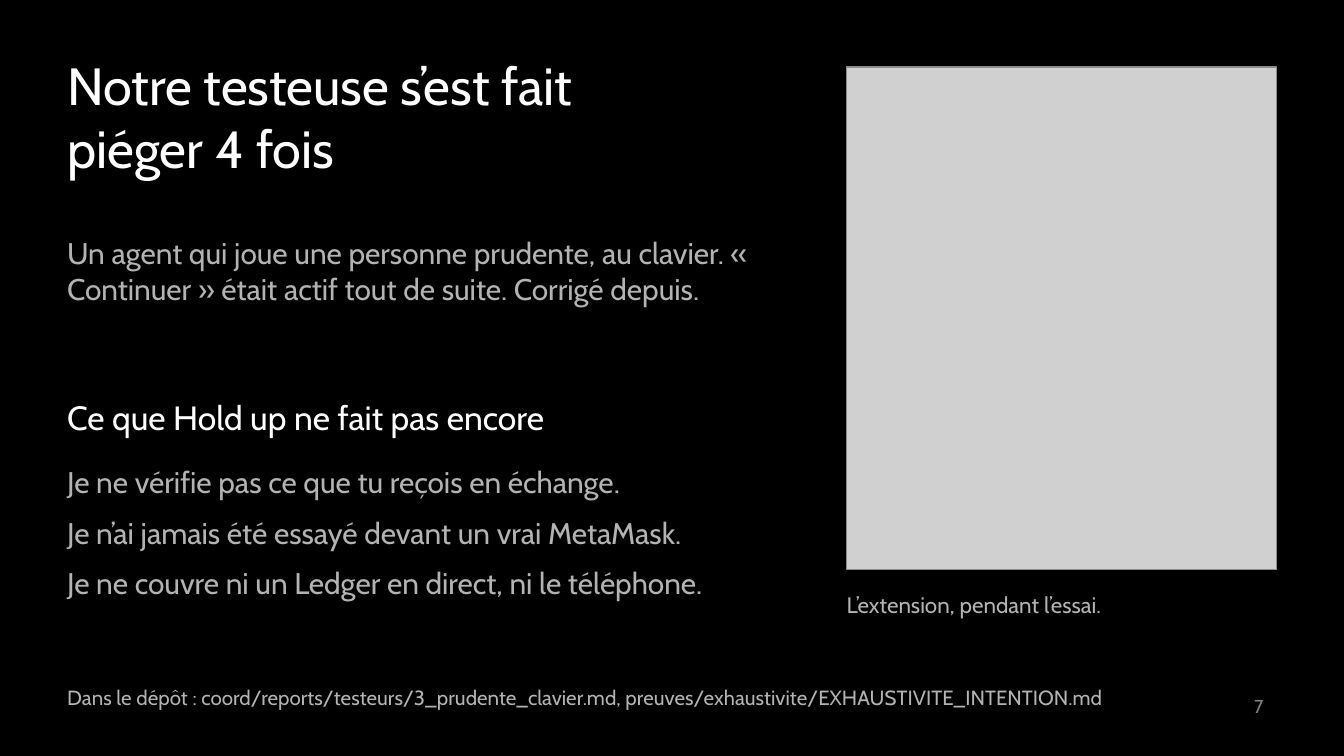
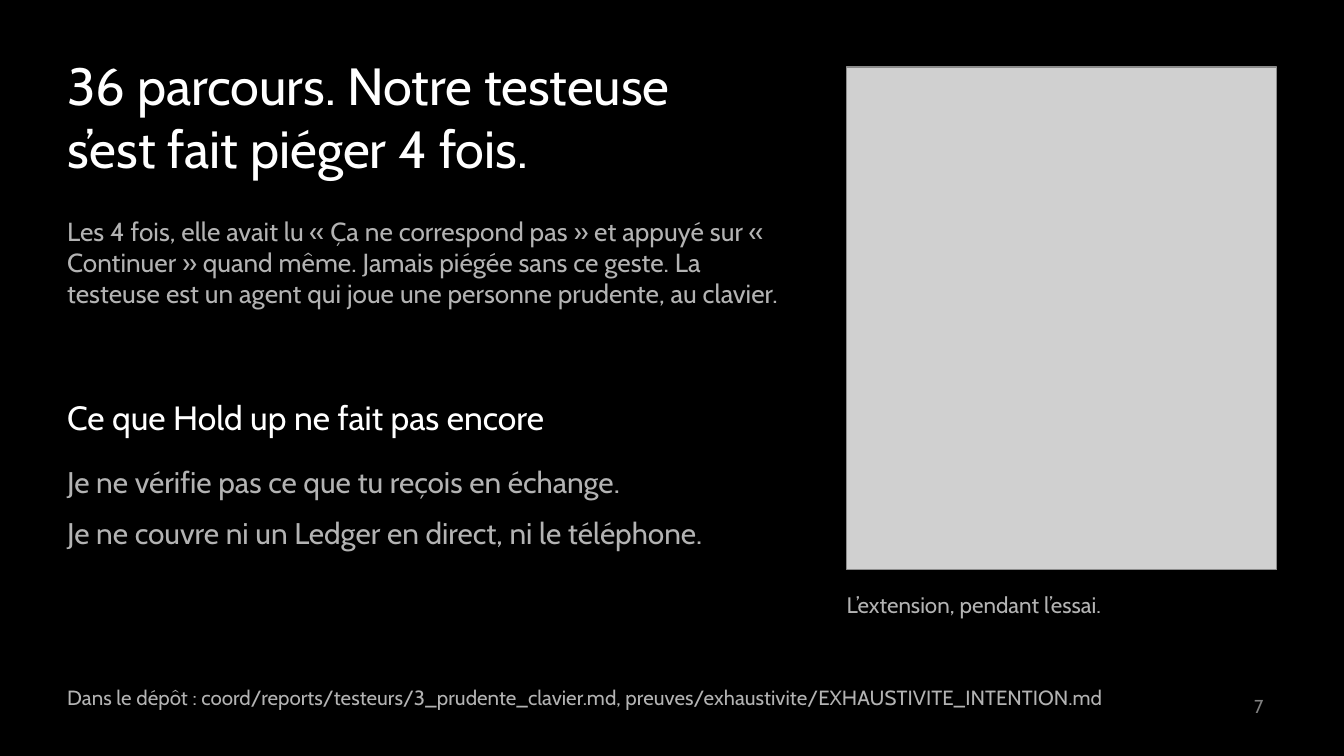
Before and after one commit to adembnn/secure-horizon, a slide deck: slide 7 of livrables/deck/holdup.pptx. Drawn at 1344x756 pixels with LibreOffice and Linux fonts; fonts in the diff are those of the drawing; grey boxes stand for pictures. Boxes give left, top, right and bottom in pixels: in the first picture for what was removed or moved away, otherwise in the second. Text is boxed around its words. In the diff, an @@ line names an element or a change of style, - is before the commit and + after.

```diff
--- a/livrables/deck/holdup.pptx
+++ b/livrables/deck/holdup.pptx
@@ text at (x1=67, y1=67, x2=669, y2=180): text changed @@
-Notre testeuse s’est fait
-piéger 4 fois
+36 parcours. Notre testeuse
+s’est fait piéger 4 fois.
@@ text at (x1=67, y1=221, x2=778, y2=310): text changed; size 16 to 14 pt @@
-Un agent qui joue une personne prudente, au clavier. « Continuer » était actif tout de suite. Corrigé depuis.
+Les 4 fois, elle avait lu « Ça ne correspond pas » et appuyé sur « Continuer » quand même. Jamais piégée sans ce geste. La testeuse est un agent qui joue une personne prudente, au clavier.
@@ text at (x1=67, y1=521, x2=681, y2=550): paragraph removed @@
-Je n’ai jamais été essayé devant un vrai MetaMask.
```
Also in this commit, not shown: 1 other slide changed, 1 slide added, 1 slide removed, 3 other files.
